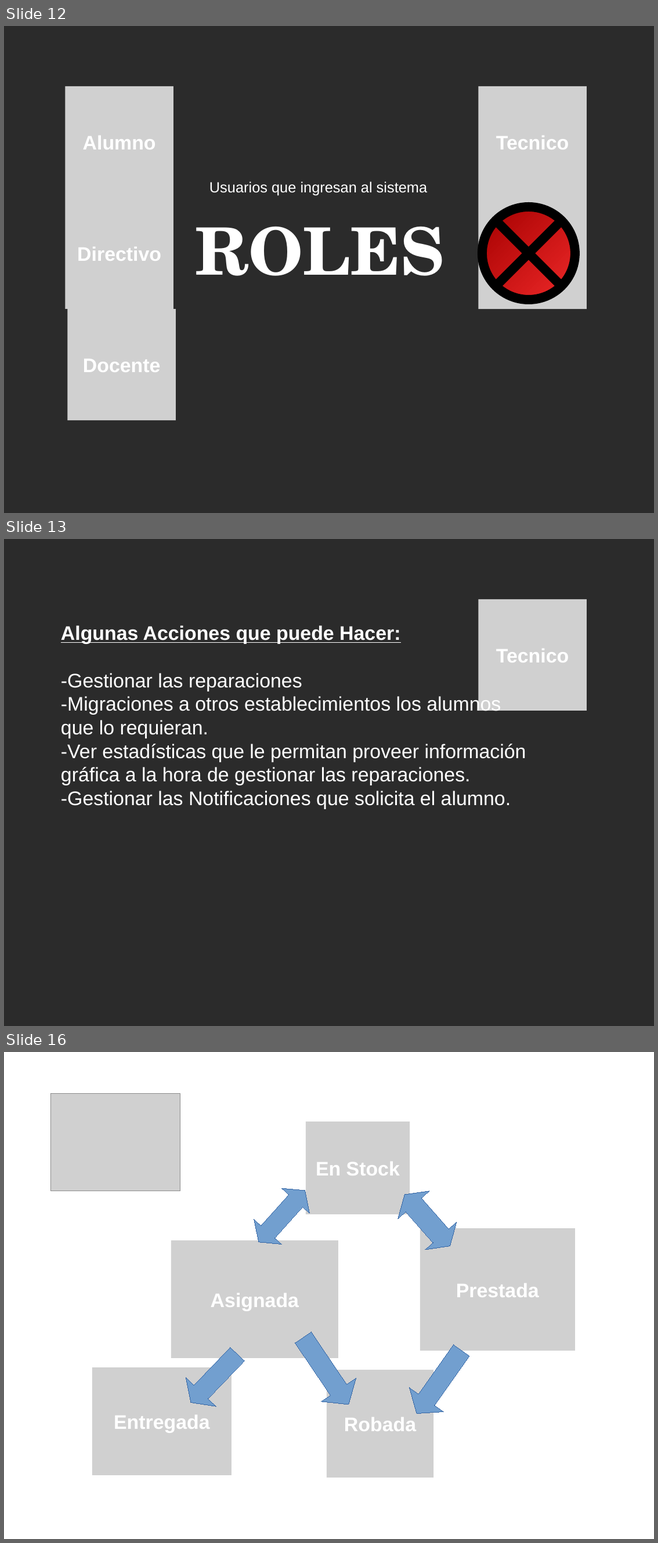
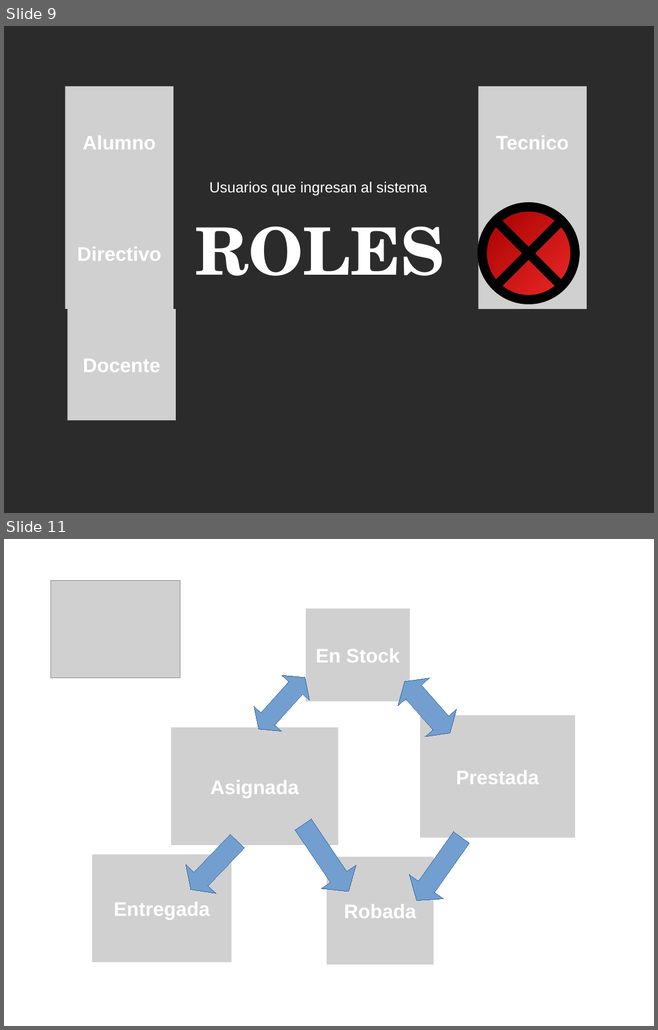
Before and after one commit to Estudiantina/Estudiantina, a slide deck: documentacion/presentacion/presentacion.odp. Shown one above the other, each under a label of ours: slides 12, 13 and 16 before the commit, slides 9 and 11 after it; the slides between them are not shown. The pictures are 658x1543 and 658x1030 pixels, drawn with LibreOffice and Linux fonts; fonts in the diff are those of the drawing; grey boxes stand for pictures; background and template pictures are left out; a plain dark background stands for a picture behind light text. Boxes give left, top, right and bottom in pixels: in the first picture for what was removed or moved away, otherwise in the second. Text is boxed around its words. In the diff, an @@ line names an element or a change of style, - is before the commit and + after.

```diff
--- a/documentacion/presentacion/presentacion.odp
+++ b/documentacion/presentacion/presentacion.odp
@@ slide 13 removed at <box>4,539,654,1026</box>, background picture (left out) @@
@@ picture removed at <box>478,599,587,711</box> @@
-Tecnico
@@ text removed at <box>61,625,526,809</box> @@
-Algunas Acciones que puede Hacer:
--Gestionar las reparaciones
--Migraciones a otros establecimientos los alumnos que lo requieran.
--Ver estadísticas que le permitan proveer información gráfica a la hora de gestionar las reparaciones.
--Gestionar las Notificaciones que solicita el alumno.
@@ what was slide 12 is now slide 9 @@
@@ what was slide 16 is now slide 11 @@
```
Also in this commit, not shown: 3 slides added, 2 other slides removed, 1 other file.
